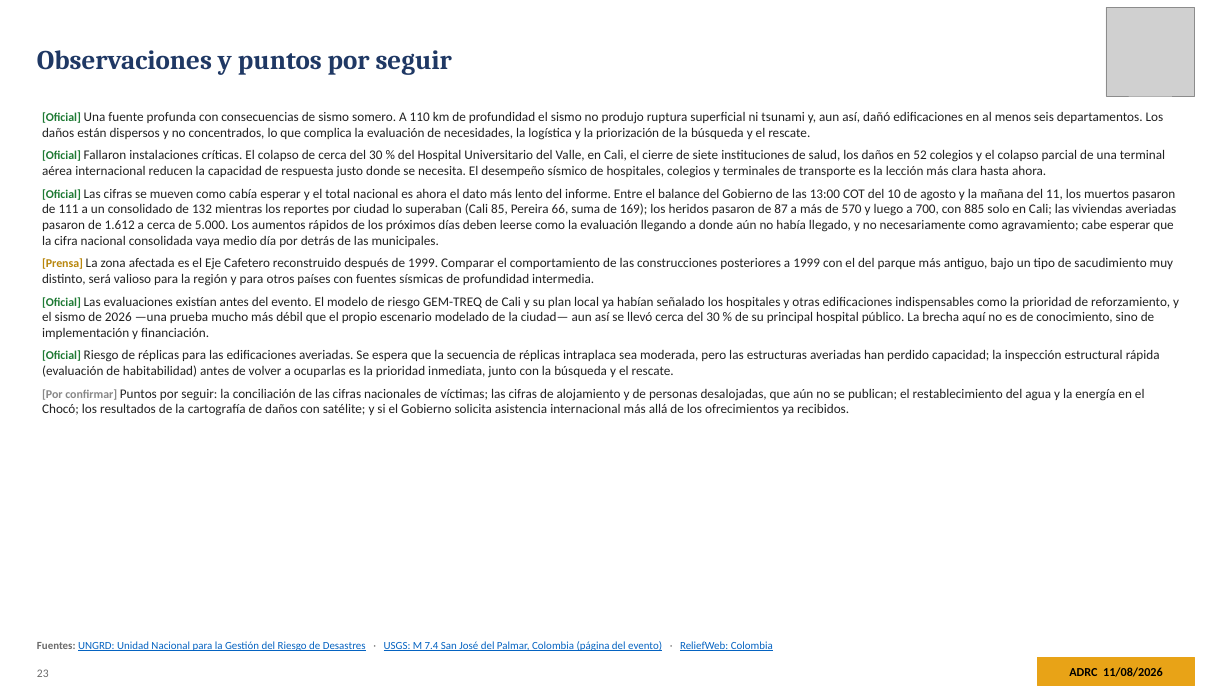
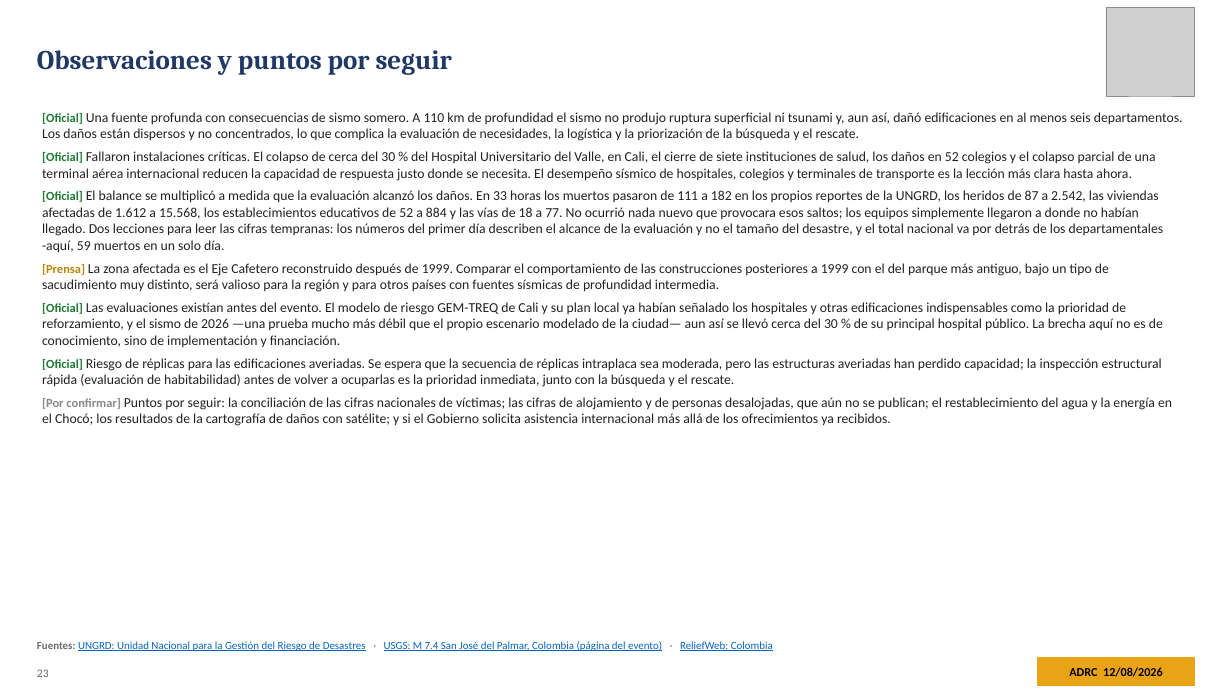
Before and after one commit to kochobi-max/whatsmap, a slide deck: slide 23 of reports/colombia_eq_20260810/output/ADRC_EQ_COL_Choco_20260810_ES.pptx. Drawn at 1232x693 pixels with LibreOffice and Linux fonts; fonts in the diff are those of the drawing; grey boxes stand for pictures. Boxes give left, top, right and bottom in pixels: in the first picture for what was removed or moved away, otherwise in the second. Text is boxed around its words. In the diff, an @@ line names an element or a change of style, - is before the commit and + after.

```diff
--- a/reports/colombia_eq_20260810/output/ADRC_EQ_COL_Choco_20260810_ES.pptx
+++ b/reports/colombia_eq_20260810/output/ADRC_EQ_COL_Choco_20260810_ES.pptx
@@ text at (x1=42, y1=112, x2=1183, y2=426): size 9.3 to 9.7 pt in "[Oficial]", "[Oficial]", "[Prensa]", "[Oficial]" and 2 more places; size 10.3 to 10.7 pt in "Una fuente profunda con consecuencias de sismo ...", "Fallaron instalaciones críticas. El colapso de cerca ...", "La zona afectada es el Eje Cafetero ...", "Las evaluaciones existían antes del evento. El ..." and 2 more places @@
@@ text at (x1=42, y1=190, x2=1164, y2=253): text changed; size 10.3 to 10.7 pt @@
-• [Oficial] Las cifras se mueven como cabía esperar y el total nacional es ahora el dato más lento del informe. Entre el balance del Gobierno de las 13:00 COT del 10 de agosto y la mañana del 11, los muertos pasaron de 111 a un consolidado de 132 mientras los reportes por ciudad lo superaban (Cali 85, Pereira 66, suma de 169); los heridos pasaron de 87 a más de 570 y luego a 700, con 885 solo en Cali; las viviendas averiadas pasaron de 1.612 a cerca de 5.000. Los aumentos rápidos de los próximos días deben leerse como la evaluación llegando a donde aún no había llegado, y no necesariamente como agravamiento; cabe esperar que la cifra nacional consolidada vaya medio día por detrás de las municipales.
+• [Oficial] El balance se multiplicó a medida que la evaluación alcanzó los daños. En 33 horas los muertos pasaron de 111 a 182 en los propios reportes de la UNGRD, los heridos de 87 a 2.542, las viviendas afectadas de 1.612 a 15.568, los establecimientos educativos de 52 a 884 y las vías de 18 a 77. No ocurrió nada nuevo que provocara esos saltos; los equipos simplemente llegaron a donde no habían llegado. Dos lecciones para leer las cifras tempranas: los números del primer día describen el alcance de la evaluación y no el tamaño del desastre, y el total nacional va por detrás de los departamentales -aquí, 59 muertos en un solo día.
```
Also in this commit, not shown: 26 other slides changed, 7 other files.
